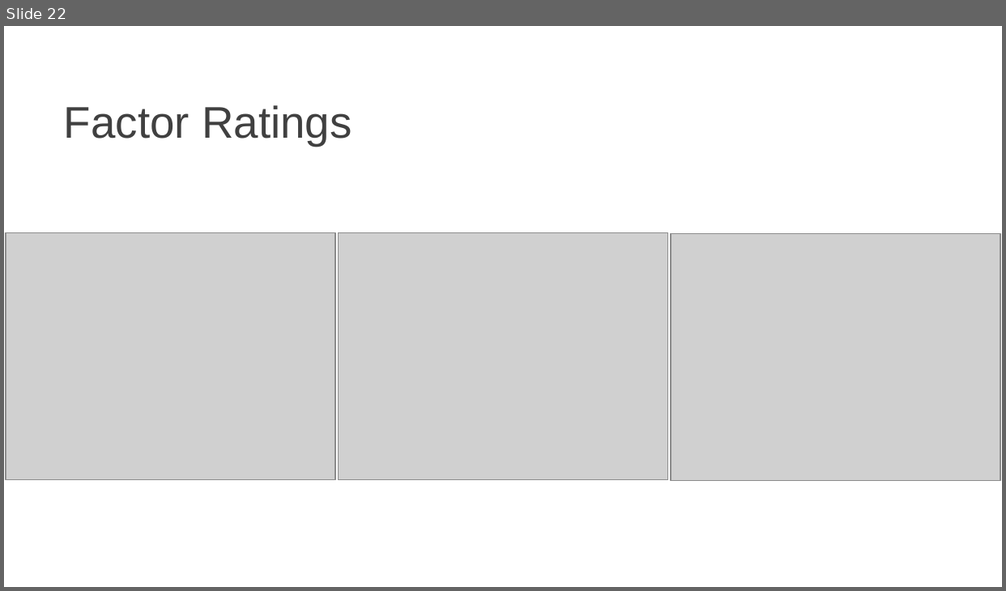
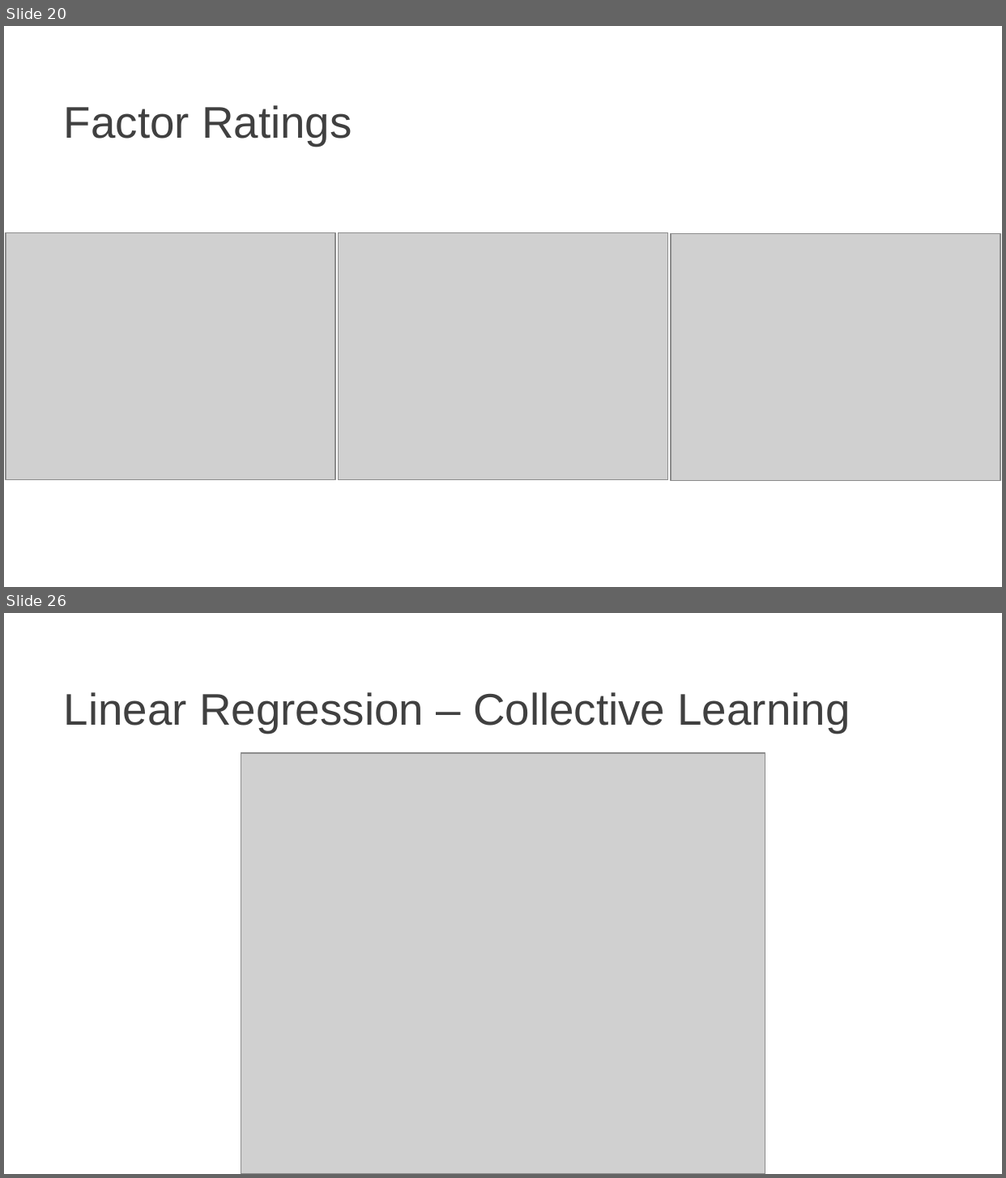
Before and after one commit to Pontigre/PER_analysis, a slide deck: Analysis_explanation.pptx. Shown one above the other, each under a label of ours: slide 22 before the commit, slides 20 and 26 after it; the slides between them are not shown. The pictures are 1006x591 and 1006x1178 pixels, drawn with LibreOffice and Linux fonts; fonts in the diff are those of the drawing; grey boxes stand for pictures; background and template pictures are left out. Boxes give left, top, right and bottom in pixels: in the first picture for what was removed or moved away, otherwise in the second. Text is boxed around its words. In the diff, an @@ line names an element or a change of style, - is before the commit and + after.

```diff
--- a/Analysis_explanation.pptx
+++ b/Analysis_explanation.pptx
@@ slide 26 added at [4,613,1002,1174], background picture (left out) @@
@@ title added at [64,692,850,733], 32 pt, text #404040 @@
+Linear Regression – Collective Learning
@@ picture added at [241,754,765,1174] @@
@@ what was slide 22 is now slide 20 @@
```
Also in this commit, not shown: 9 slides changed, 8 other slides added, 1 slide removed, 13 other files.
